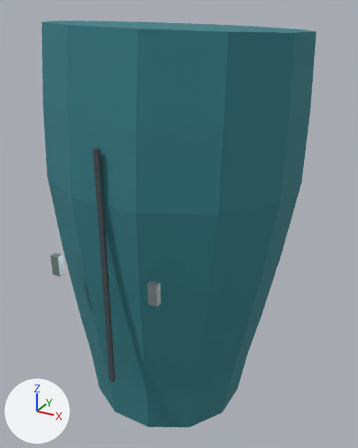
One commit to the glTF model Resource/Export/Modules/Outfit_Explorer_Male_Heavy_Trouser_R.glb: the scene before it, then after it.
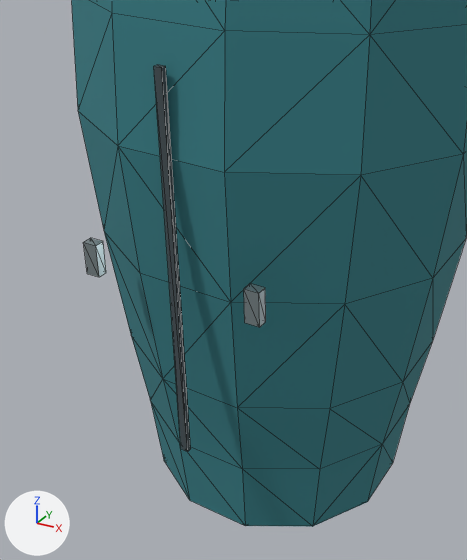
There are two pictures of each version: one whole from a 50 mm camera at (0.136, -0.439, 0.977) aimed at (-0.104, -0.003, 0.759), one close up on the part from 0% to 79% of the width and 24% to 100% of the height. Arrows for +X, +Y and +Z are at lower left; the lights stay in place. The last two pictures show the newer version. The close-ups show mesh edges as thin lines. Vertices at exactly the same position are counted once.

Objects in the first close-up: 'Outfit_Explorer_Male_Heavy_Trouser_R'.
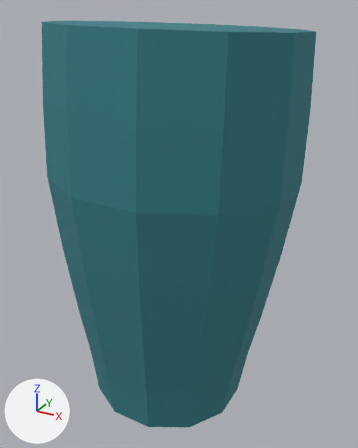
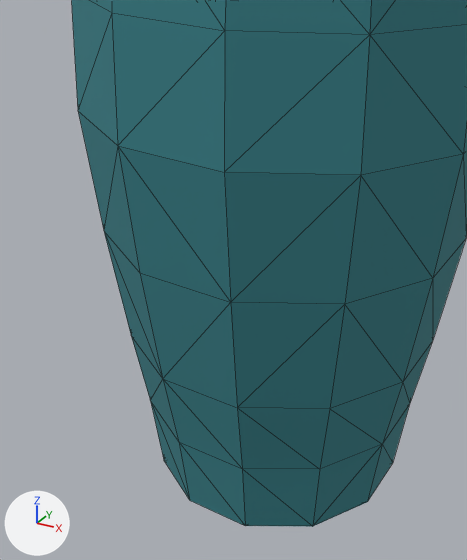
What differs and where, as boxes [x1, y1, x2, y2] in the close-ups (467 x 560 px):
part 1 of me_outfit_explorer_male_heavy_trouser_r_mesh_001, deleted
    before: [83, 238, 106, 277]
part 2 of me_outfit_explorer_male_heavy_trouser_r_mesh_001, deleted
    before: [244, 284, 266, 327]
part 3 of me_outfit_explorer_male_heavy_trouser_r_mesh_001, deleted
    before: [154, 65, 191, 452]

Diff of the bpy script that builds the scene:
```diff
--- a/Resource/Export/Modules/Outfit_Explorer_Male_Heavy_Trouser_R.glb.py
+++ b/Resource/Export/Modules/Outfit_Explorer_Male_Heavy_Trouser_R.glb.py
@@ me_outfit_explorer_male_heavy_trouser_r_mesh_001 @@
 # used by ob_outfit_explorer_male_heavy_trouser_r; location = (0.0, 0.0, 0.0)
-me_outfit_explorer_male_heavy_trouser_r_mesh_001.from_pydata(...)  # 116 vertices, 212 faces; spans x -0.234..0.018, y -0.138..0.123, z 0.547..0.964
+me_outfit_explorer_male_heavy_trouser_r_mesh_001.from_pydata(...)  # 92 vertices, 176 faces; spans x -0.234..0.018, y -0.129..0.123, z 0.547..0.964
+# me_outfit_explorer_male_heavy_trouser_r_mesh_001 part 1: the loose piece of 8 vertices spanning x -0.165..-0.156, y -0.138..-0.132, z 0.746..0.766 is deleted
+# me_outfit_explorer_male_heavy_trouser_r_mesh_001 part 2: the loose piece of 8 vertices spanning x -0.06..-0.051, y -0.138..-0.132, z 0.746..0.766 is deleted
+# me_outfit_explorer_male_heavy_trouser_r_mesh_001 part 3: the loose piece of 8 vertices spanning x -0.111..-0.106, y -0.133..-0.13, z 0.639..0.872 is deleted
 me_outfit_explorer_male_heavy_trouser_r_mesh_001.materials.append(mat_cloth_teal)
-me_outfit_explorer_male_heavy_trouser_r_mesh_001.materials.append(mat_fabric_seam)  # greyish blue #424d52
-me_outfit_explorer_male_heavy_trouser_r_mesh_001.materials.append(mat_fastener_titanium)  # grey #a8b6ba
```
